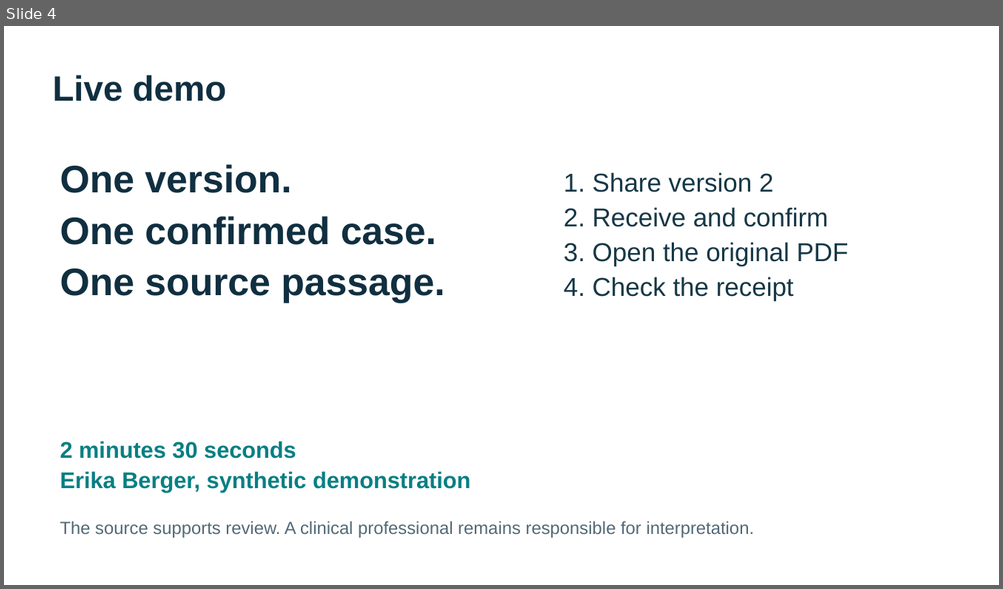
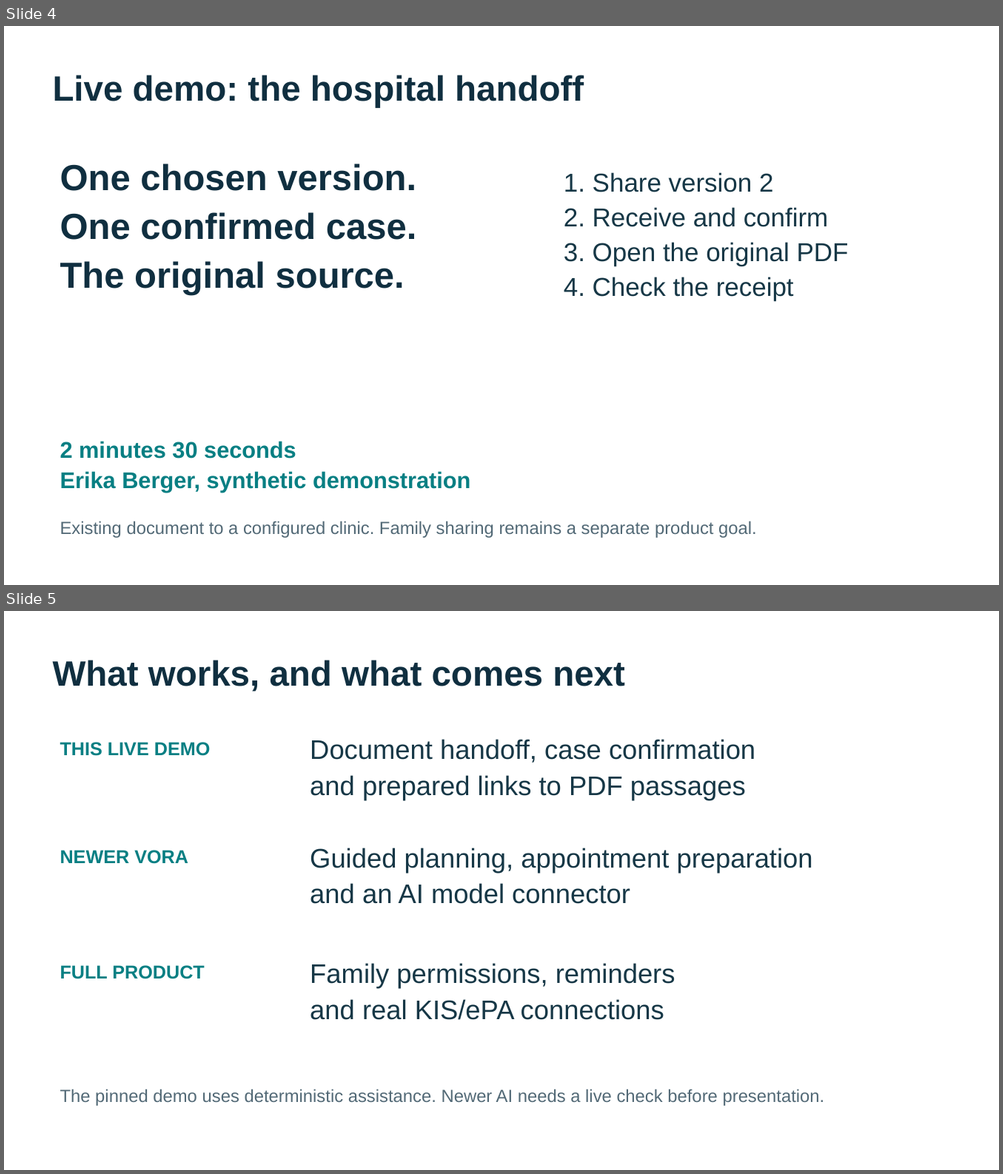
Before and after one commit to DucAnh0075/leuphana_hackathon, a slide deck: docs/pitch/Vorsorge-pitch.pptx. Shown one above the other, each under a label of ours: slide 4 before the commit, slides 4 and 5 after it. The pictures are 1003x589 and 1003x1174 pixels, drawn with LibreOffice and Linux fonts; fonts in the diff are those of the drawing. Boxes give left, top, right and bottom in pixels: in the first picture for what was removed or moved away, otherwise in the second. Text is boxed around its words. In the diff, an @@ line names an element or a change of style, - is before the commit and + after.

```diff
--- a/docs/pitch/Vorsorge-pitch.pptx
+++ b/docs/pitch/Vorsorge-pitch.pptx
@@ slide 5 added at <box>4,611,999,1170</box>, background #FFFFFF @@
@@ text added at <box>53,660,625,692</box>, 34 pt, text #102F40, bold @@
+What works, and what comes next
@@ text added at <box>60,742,210,756</box>, 18 pt, text #087F83, bold @@
+THIS LIVE DEMO
@@ text added at <box>310,739,755,801</box>, 26 pt, text #163746 @@
+Document handoff, case confirmation
+and prepared links to PDF passages
@@ text added at <box>60,850,188,864</box>, 18 pt, text #087F83, bold @@
+NEWER VORA
@@ text added at <box>310,848,813,904</box>, 26 pt, text #163746 @@
+Guided planning, appointment preparation
+and an AI model connector
@@ text added at <box>60,965,204,980</box>, 18 pt, text #087F83, bold @@
+FULL PRODUCT
@@ text added at <box>310,963,675,1020</box>, 26 pt, text #163746 @@
+Family permissions, reminders
+and real KIS/ePA connections
@@ text added at <box>60,1089,825,1106</box>, 17 pt, text #526976 @@
+The pinned demo uses deterministic assistance. Newer AI needs a live check before presentation.
@@ slide 4 changed as well @@
@@ text at <box>53,75,583,108</box>: text changed @@
-Live demo
+Live demo: the hospital handoff
@@ text at <box>60,164,416,191</box>: text changed; size 37 to 35 pt @@
-One version.
+One chosen version.
@@ text at <box>60,212,417,240</box>: size 37 to 35 pt in "One confirmed case." @@
@@ text at <box>60,261,404,295</box>: text changed; size 37 to 35 pt @@
-One source passage.
+The original source.
@@ text at <box>60,521,757,538</box>: text changed @@
-The source supports review. A clinical professional remains responsible for interpretation.
+Existing document to a configured clinic. Family sharing remains a separate product goal.
```
Also in this commit, not shown: 7 other slides changed, 2 other slides added, 3 slides removed, 5 other files.
